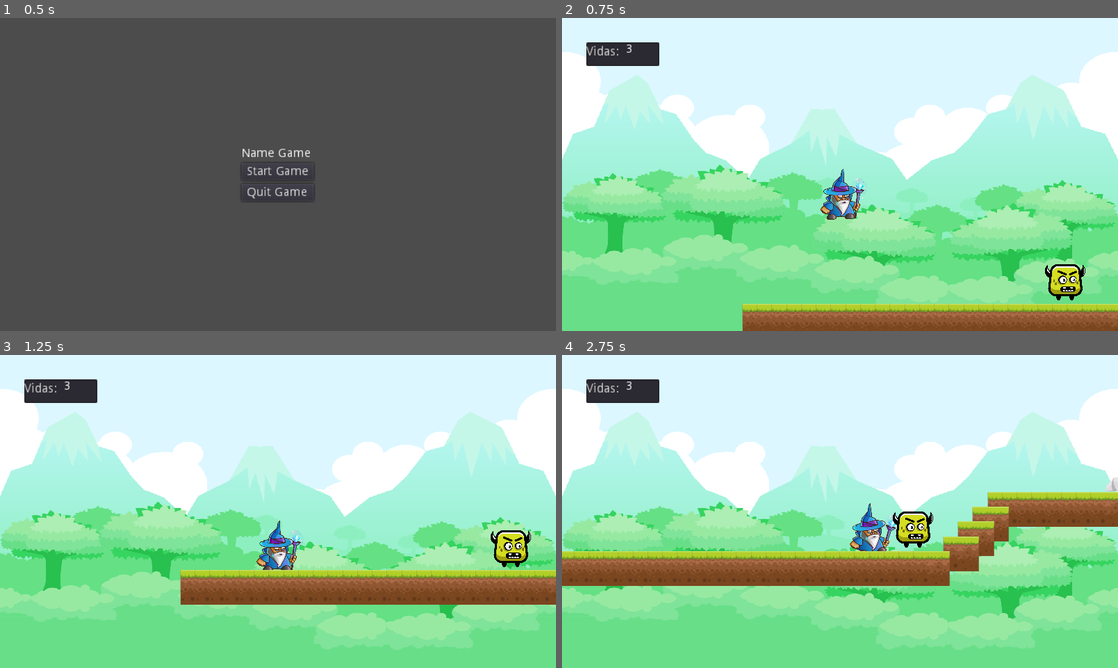
Above: before the commit, frames 1-4 (two rows, left to right).
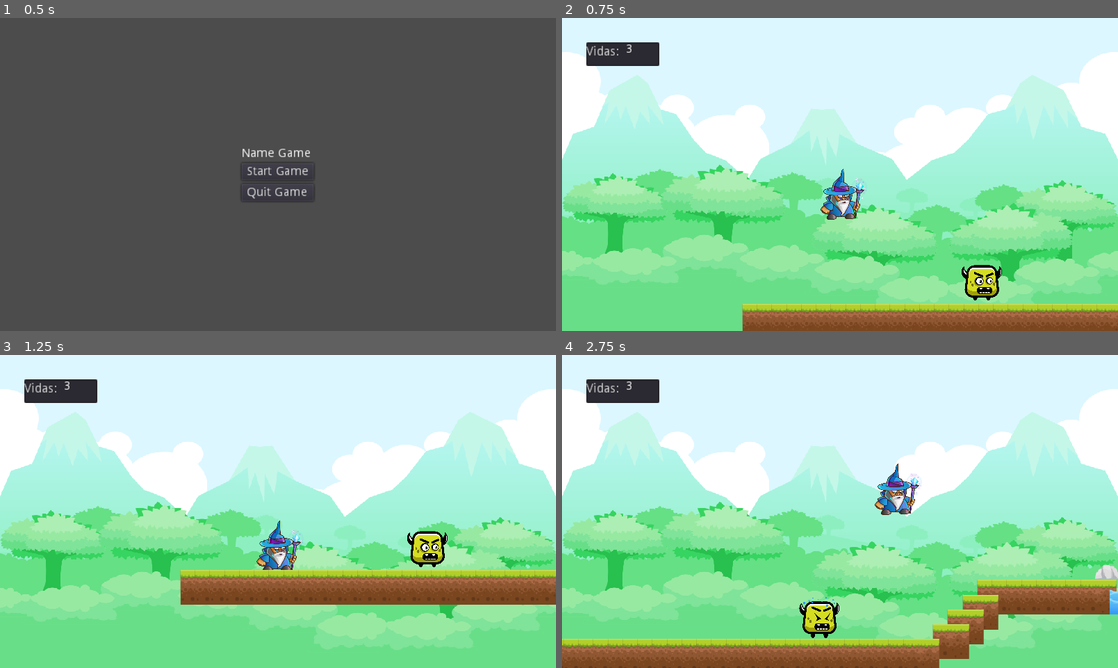
Above: after the commit, the same moments.

Repository: marivgil/TP_Games_Minion2
Game: Godot game, scene res://StartMenu.tscn
Same seed, same stepped clock (60 frames per second), same inputs: the game is played once before the commit and once after it.
Inputs:
- Up to frame 1 (0.5 s): no input
- Up to frame 2 (0.75 s): click "Start Game" at 0.5 s
- Up to frame 3 (1.25 s): no input
- Up to frame 4 (2.75 s): hold Right (ui_right) from 1.28 s (still down); tap Up (ui_up) at 1.52, 2.27 s

Frame 1 is identical in both runs. In frame 2, 1.3% of the frame differs, in the area x 71-95%, y 78-91%; in frame 3, 1.3%; in frame 4, 25%, in the area x 0-100%, y 34-100%.

Commit message:
hackeo al tema de que el enemigo colisiones contra el mismo

Diff:
--- a/Minion2/EnemyGround.gd
+++ b/Minion2/EnemyGround.gd
@@ -5,6 +5,7 @@
 var final_position
 var velocity = 0.3
 var lifes = 2
+var firstCollision = true
 
 
 func _ready():
@@ -26,11 +27,15 @@
 			flip = true
 
 func hurt():
-	if(lifes==1):
-		queue_free()
+	if(firstCollision):
+		firstCollision = false
 	else:
-		$AnimatedSprite.play("gotHit")
-		lifes -= 1
+		if(lifes==1):
+			queue_free()
+		elif(lifes==2):
+			$AnimatedSprite.play("gotHit")
+			lifes -= 1
+
 
 func _on_Area2D_body_entered(body):
-	print(body)
+	body.hurt()
--- a/Minion2/EnemyGround.tscn
+++ b/Minion2/EnemyGround.tscn
@@ -24,12 +24,12 @@
 [sub_resource type="RectangleShape2D" id=2]
 
 custom_solver_bias = 0.0
-extents = Vector2( 34.4194, 18.0689 )
+extents = Vector2( 34.4194, 29.6423 )
 
 [sub_resource type="RectangleShape2D" id=3]
 
 custom_solver_bias = 0.0
-extents = Vector2( 17.7436, 21.5077 )
+extents = Vector2( 31.3289, 30.8416 )
 
 [node name="EnemyGround" type="StaticBody2D" index="0"]
 
@@ -44,9 +44,6 @@
 bounce = 0.0
 script = ExtResource( 1 )
 _sections_unfolded = [ "Collision", "Transform" ]
-__meta__ = {
-"_edit_group_": true
-}
 
 [node name="AnimatedSprite" type="AnimatedSprite" parent="." index="0"]
 
@@ -54,31 +51,31 @@
 scale = Vector2( 0.1, 0.1 )
 frames = SubResource( 1 )
 animation = "Idle"
+frame = 1
 playing = true
 _sections_unfolded = [ "Transform" ]
 
 [node name="CollisionShape2D" type="CollisionShape2D" parent="." index="1"]
 
-position = Vector2( -0.461033, 1.2508 )
+position = Vector2( -0.461033, -23.0746 )
+scale = Vector2( 1, 0.308347 )
 shape = SubResource( 2 )
 
 [node name="Area2D" type="Area2D" parent="." index="2"]
 
-position = Vector2( -24.6056, 0.922634 )
-scale = Vector2( 0.314512, 0.801605 )
+position = Vector2( -1.32707, -2.96113 )
+scale = Vector2( 1.1273, 0.572145 )
 input_pickable = true
 gravity_vec = Vector2( 0, 1 )
 gravity = 98.0
 linear_damp = 0.1
 angular_damp = 1.0
-collision_mask = 0
 audio_bus_override = false
 audio_bus_name = "Master"
-_sections_unfolded = [ "Collision", "Pickable" ]
 
 [node name="CollisionShape2D" type="CollisionShape2D" parent="Area2D" index="0"]
 
-position = Vector2( -10.6408, -3.87222 )
+position = Vector2( 0.91622, 4.63348 )
 shape = SubResource( 3 )
 
 [connection signal="body_entered" from="Area2D" to="." method="_on_Area2D_body_entered"]
--- a/Minion2/KinematicBody2D.gd
+++ b/Minion2/KinematicBody2D.gd
@@ -55,3 +55,7 @@
 
 func get_score():
 	return int(lifes)
+
+func hurt():
+	print("daño en el player")
+	pass
--- a/Minion2/Player.tscn
+++ b/Minion2/Player.tscn
@@ -11,31 +11,31 @@
 [ext_resource path="res://sprites/wizard/PNG/wizard_ice/1_IDLE_001.png" type="Texture" id=9]
 [ext_resource path="res://sprites/wizard/PNG/wizard_ice/1_IDLE_003.png" type="Texture" id=10]
 [ext_resource path="res://sprites/wizard/PNG/wizard_ice/1_IDLE_004.png" type="Texture" id=11]
-[ext_resource path="res://sprites/wizard/PNG/wizard_ice/6_HURT_000.png" type="Texture" id=12]
-[ext_resource path="res://sprites/wizard/PNG/wizard_ice/6_HURT_001.png" type="Texture" id=13]
-[ext_resource path="res://sprites/wizard/PNG/wizard_ice/6_HURT_002.png" type="Texture" id=14]
-[ext_resource path="res://sprites/wizard/PNG/wizard_ice/6_HURT_003.png" type="Texture" id=15]
-[ext_resource path="res://sprites/wizard/PNG/wizard_ice/6_HURT_004.png" type="Texture" id=16]
-[ext_resource path="res://sprites/wizard/PNG/wizard_ice/5_ATTACK_000.png" type="Texture" id=17]
-[ext_resource path="res://sprites/wizard/PNG/wizard_ice/5_ATTACK_002.png" type="Texture" id=18]
-[ext_resource path="res://sprites/wizard/PNG/wizard_ice/5_ATTACK_005.png" type="Texture" id=19]
-[ext_resource path="res://sprites/wizard/PNG/wizard_ice/5_ATTACK_004.png" type="Texture" id=20]
-[ext_resource path="res://sprites/wizard/PNG/wizard_ice/5_ATTACK_006.png" type="Texture" id=21]
+[ext_resource path="res://sprites/wizard/PNG/wizard_ice/4_JUMP_000.png" type="Texture" id=12]
+[ext_resource path="res://sprites/wizard/PNG/wizard_ice/4_JUMP_001.png" type="Texture" id=13]
+[ext_resource path="res://sprites/wizard/PNG/wizard_ice/4_JUMP_002.png" type="Texture" id=14]
+[ext_resource path="res://sprites/wizard/PNG/wizard_ice/4_JUMP_003.png" type="Texture" id=15]
+[ext_resource path="res://sprites/wizard/PNG/wizard_ice/4_JUMP_004.png" type="Texture" id=16]
+[ext_resource path="res://sprites/wizard/PNG/wizard_ice/6_HURT_000.png" type="Texture" id=17]
+[ext_resource path="res://sprites/wizard/PNG/wizard_ice/6_HURT_001.png" type="Texture" id=18]
+[ext_resource path="res://sprites/wizard/PNG/wizard_ice/6_HURT_002.png" type="Texture" id=19]
+[ext_resource path="res://sprites/wizard/PNG/wizard_ice/6_HURT_003.png" type="Texture" id=20]
+[ext_resource path="res://sprites/wizard/PNG/wizard_ice/6_HURT_004.png" type="Texture" id=21]
 [ext_resource path="res://sprites/wizard/PNG/wizard_ice/2_WALK_000.png" type="Texture" id=22]
 [ext_resource path="res://sprites/wizard/PNG/wizard_ice/2_WALK_001.png" type="Texture" id=23]
 [ext_resource path="res://sprites/wizard/PNG/wizard_ice/2_WALK_002.png" type="Texture" id=24]
 [ext_resource path="res://sprites/wizard/PNG/wizard_ice/2_WALK_003.png" type="Texture" id=25]
 [ext_resource path="res://sprites/wizard/PNG/wizard_ice/2_WALK_004.png" type="Texture" id=26]
-[ext_resource path="res://sprites/wizard/PNG/wizard_ice/7_DIE_000.png" type="Texture" id=27]
-[ext_resource path="res://sprites/wizard/PNG/wizard_ice/7_DIE_004.png" type="Texture" id=28]
-[ext_resource path="res://sprites/wizard/PNG/wizard_ice/7_DIE_006.png" type="Texture" id=29]
-[ext_resource path="res://sprites/wizard/PNG/wizard_ice/7_DIE_008.png" type="Texture" id=30]
-[ext_resource path="res://sprites/wizard/PNG/wizard_ice/7_DIE_011.png" type="Texture" id=31]
-[ext_resource path="res://sprites/wizard/PNG/wizard_ice/4_JUMP_000.png" type="Texture" id=32]
-[ext_resource path="res://sprites/wizard/PNG/wizard_ice/4_JUMP_001.png" type="Texture" id=33]
-[ext_resource path="res://sprites/wizard/PNG/wizard_ice/4_JUMP_002.png" type="Texture" id=34]
-[ext_resource path="res://sprites/wizard/PNG/wizard_ice/4_JUMP_003.png" type="Texture" id=35]
-[ext_resource path="res://sprites/wizard/PNG/wizard_ice/4_JUMP_004.png" type="Texture" id=36]
+[ext_resource path="res://sprites/wizard/PNG/wizard_ice/5_ATTACK_000.png" type="Texture" id=27]
+[ext_resource path="res://sprites/wizard/PNG/wizard_ice/5_ATTACK_002.png" type="Texture" id=28]
+[ext_resource path="res://sprites/wizard/PNG/wizard_ice/5_ATTACK_005.png" type="Texture" id=29]
+[ext_resource path="res://sprites/wizard/PNG/wizard_ice/5_ATTACK_004.png" type="Texture" id=30]
+[ext_resource path="res://sprites/wizard/PNG/wizard_ice/5_ATTACK_006.png" type="Texture" id=31]
+[ext_resource path="res://sprites/wizard/PNG/wizard_ice/7_DIE_000.png" type="Texture" id=32]
+[ext_resource path="res://sprites/wizard/PNG/wizard_ice/7_DIE_004.png" type="Texture" id=33]
+[ext_resource path="res://sprites/wizard/PNG/wizard_ice/7_DIE_006.png" type="Texture" id=34]
+[ext_resource path="res://sprites/wizard/PNG/wizard_ice/7_DIE_008.png" type="Texture" id=35]
+[ext_resource path="res://sprites/wizard/PNG/wizard_ice/7_DIE_011.png" type="Texture" id=36]
 [ext_resource path="res://sprites/freetileset/png/BG/BG.png" type="Texture" id=37]
 
 [sub_resource type="CircleShape2D" id=1]
@@ -58,27 +58,27 @@
 }, {
 "frames": [ ExtResource( 12 ), ExtResource( 13 ), ExtResource( 14 ), ExtResource( 15 ), ExtResource( 16 ) ],
 "loop": true,
+"name": "Jump",
+"speed": 5.0
+}, {
+"frames": [ ExtResource( 17 ), ExtResource( 18 ), ExtResource( 19 ), ExtResource( 20 ), ExtResource( 21 ) ],
+"loop": true,
 "name": "Hurt",
 "speed": 5.0
 }, {
-"frames": [ ExtResource( 17 ), ExtResource( 18 ), ExtResource( 19 ), ExtResource( 20 ), ExtResource( 21 ) ],
+"frames": [ ExtResource( 22 ), ExtResource( 23 ), ExtResource( 24 ), ExtResource( 25 ), ExtResource( 26 ) ],
+"loop": true,
+"name": "Walk",
+"speed": 5.0
+}, {
+"frames": [ ExtResource( 27 ), ExtResource( 28 ), ExtResource( 29 ), ExtResource( 30 ), ExtResource( 31 ) ],
 "loop": true,
 "name": "Attack",
 "speed": 5.0
 }, {
-"frames": [ ExtResource( 22 ), ExtResource( 23 ), ExtResource( 24 ), ExtResource( 25 ), ExtResource( 26 ) ],
-"loop": true,
-"name": "Walk",
-"speed": 5.0
-}, {
-"frames": [ ExtResource( 27 ), ExtResource( 28 ), ExtResource( 29 ), ExtResource( 30 ), ExtResource( 31 ) ],
+"frames": [ ExtResource( 32 ), ExtResource( 33 ), ExtResource( 34 ), ExtResource( 35 ), ExtResource( 36 ) ],
 "loop": true,
 "name": "Die",
-"speed": 5.0
-}, {
-"frames": [ ExtResource( 32 ), ExtResource( 33 ), ExtResource( 34 ), ExtResource( 35 ), ExtResource( 36 ) ],
-"loop": true,
-"name": "Jump",
 "speed": 5.0
 } ]
 _sections_unfolded = [ "Resource" ]
@@ -110,6 +110,7 @@
 scale = Vector2( 0.15, 0.15 )
 frames = SubResource( 2 )
 animation = "Idle"
+frame = 1
 playing = true
 centered = false
 _sections_unfolded = [ "Transform" ]
--- a/Minion2/World.tscn
+++ b/Minion2/World.tscn
@@ -43,4 +43,4 @@
 
 [node name="EnemyGround" parent="." index="3" instance=ExtResource( 4 )]
 
-position = Vector2( 352, 384 )
+position = Vector2( 256, 384 )
